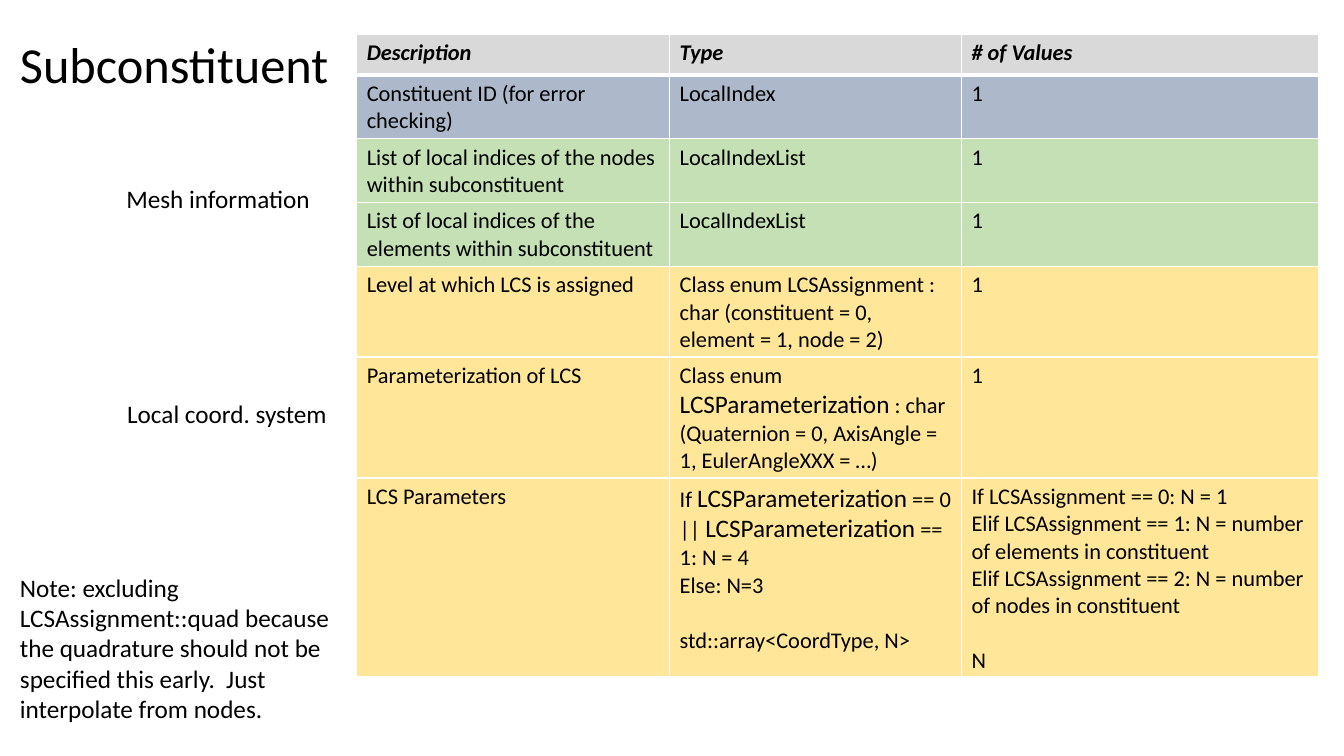
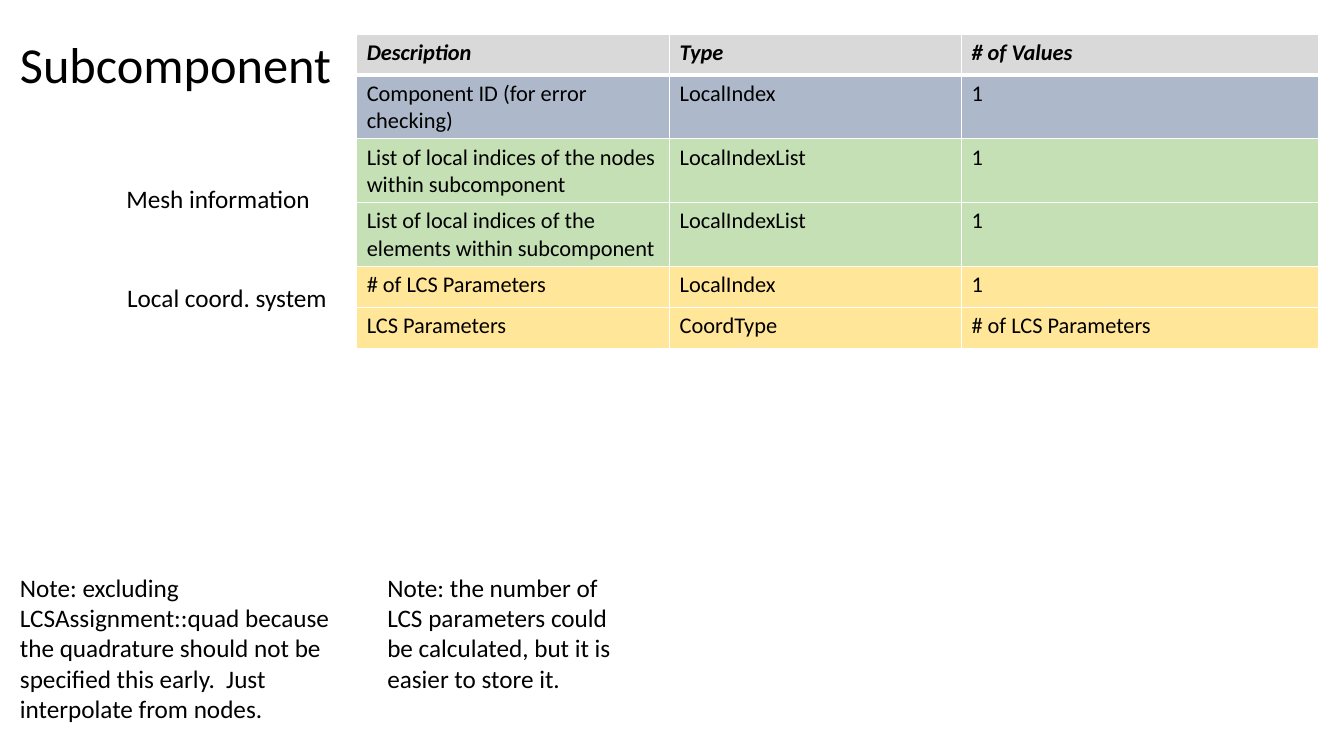
Before and after one commit to afrl/sheff-fea-io, a slide deck: slide 14 of docs/FormatSpecification.pptx (slide 15 before the commit). Drawn at 1344x756 pixels with LibreOffice and Linux fonts; fonts in the diff are those of the drawing. Boxes give left, top, right and bottom in pixels: in the first picture for what was removed or moved away, otherwise in the second. Text is boxed around its words. In the diff, an @@ line names an element or a change of style, - is before the commit and + after.

```diff
--- a/docs/FormatSpecification.pptx
+++ b/docs/FormatSpecification.pptx
@@ text at (x1=20, y1=48, x2=331, y2=91): text changed @@
-Subconstituent
+Subcomponent
@@ table at (x1=357, y1=34, x2=1319, y2=349) @@
-row 2: Constituent ID (for error checking) | LocalIndex | 1
-row 3: List of local indices of the nodes within subconstituent | LocalIndexList | 1
-row 4: List of local indices of the elements within subconstituent | LocalIndexList | 1
-row 5: Level at which LCS is assigned | Class enum LCSAssignment : char (constituent = 0, element = 1, node = 2) | 1
-row 6: Parameterization of LCS | Class enum LCSParameterization : char (Quaternion = 0, AxisAngle = 1, EulerAngleXXX = …) | 1
-row 7: LCS Parameters | If LCSParameterization == 0 || LCSParameterization == 1: N = 4 / Else: N=3 / std::array<CoordType, N> | If LCSAssignment == 0: N = 1 / Elif LCSAssignment == 1: N = number of elements in constituent / Elif LCSAssignment == 2: N = number of nodes in constituent / N
+row 2: Component ID (for error checking) | LocalIndex | 1
+row 3: List of local indices of the nodes within subcomponent | LocalIndexList | 1
+row 4: List of local indices of the elements within subcomponent | LocalIndexList | 1
+row 5: # of LCS Parameters | LocalIndex | 1
+row 6: LCS Parameters | CoordType | # of LCS Parameters
@@ text "Local coord. system" moved from (x1=127, y1=405, x2=327, y2=427) to (x1=127, y1=289, x2=327, y2=311) @@
@@ text added at (x1=387, y1=579, x2=611, y2=689), 18 pt, text #000000 @@
+Note: the number of LCS parameters could be calculated, but it is easier to store it.
```
Also in this commit, not shown: 7 other slides changed, 1 slide removed, 6 other files.
